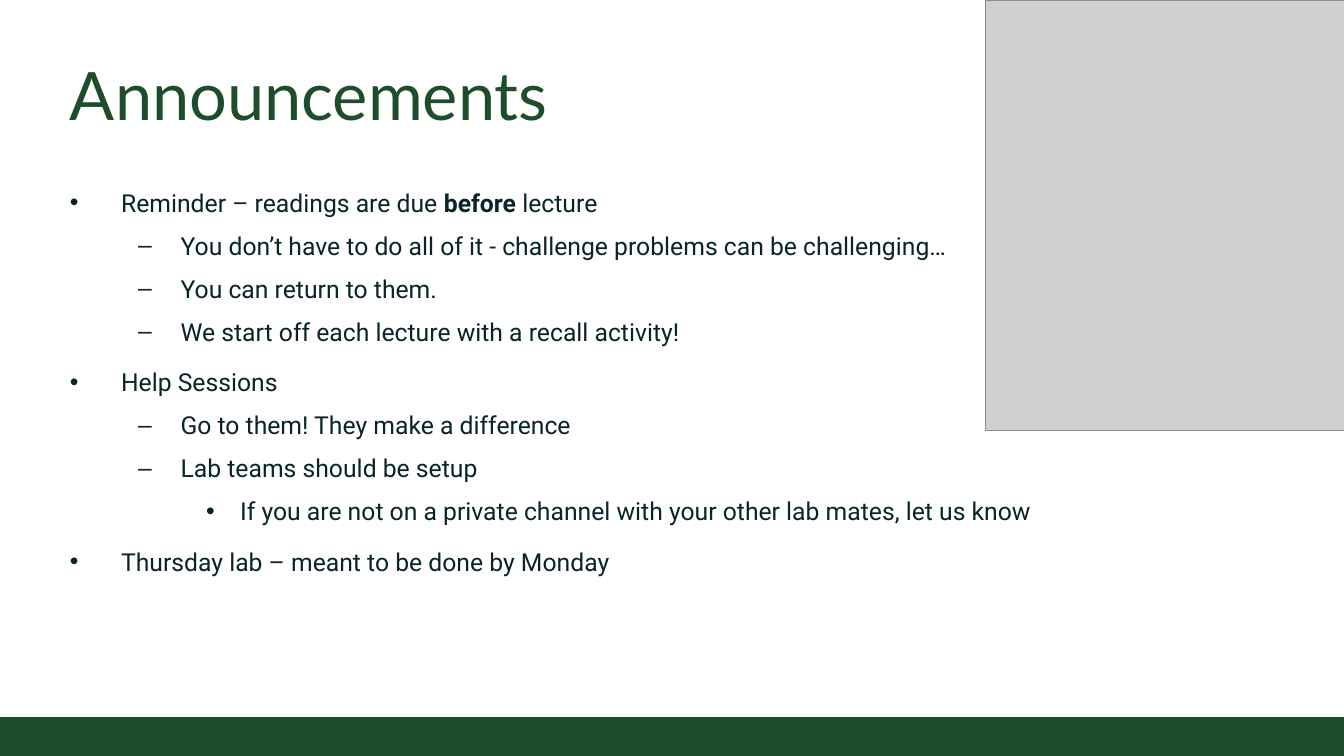
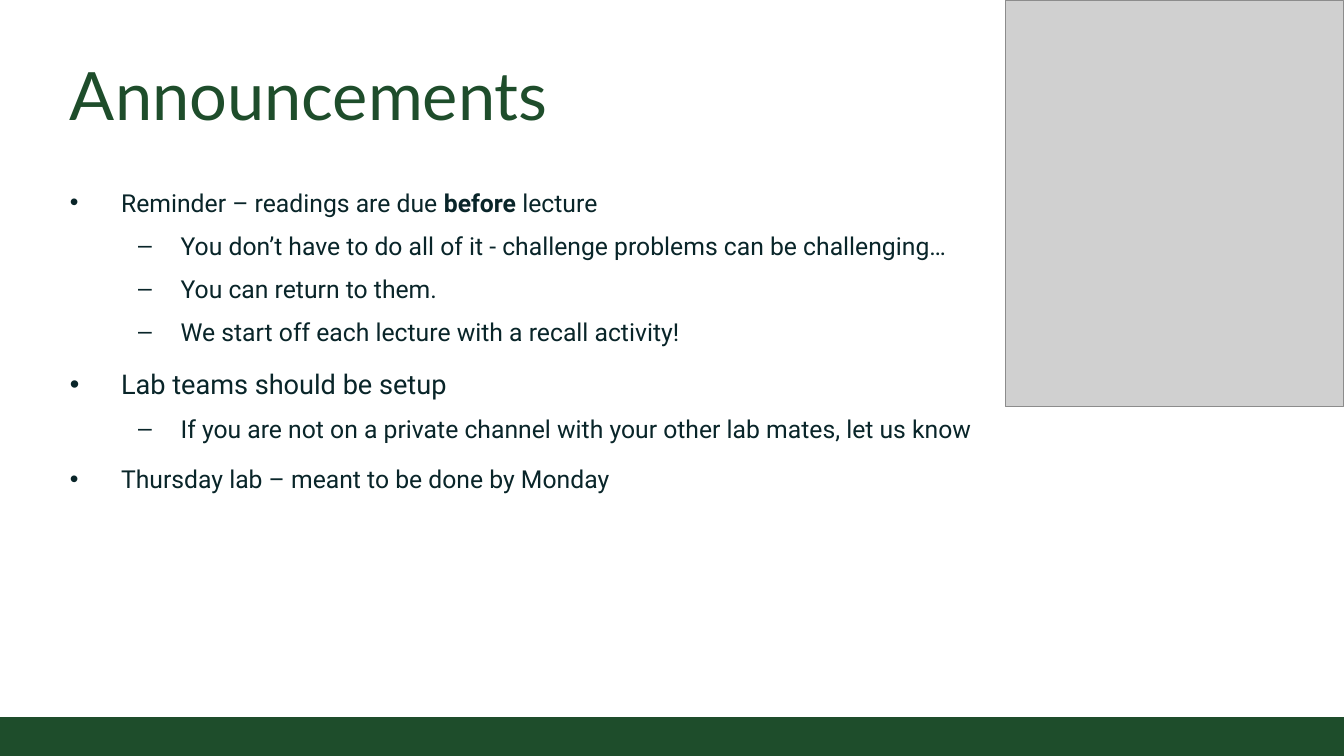
Before and after one commit to CSU-CompSci-CS163-4/Handouts, a slide deck: slide 2 of slides/On-Campus/02_03_CharactersAndStrings.pptx. Drawn at 1344x756 pixels with LibreOffice and Linux fonts; fonts in the diff are those of the drawing; grey boxes stand for pictures; background and template pictures are left out. Boxes give left, top, right and bottom in pixels: in the first picture for what was removed or moved away, otherwise in the second. Text is boxed around its words. In the diff, an @@ line names an element or a change of style, - is before the commit and + after.

```diff
--- a/slides/On-Campus/02_03_CharactersAndStrings.pptx
+++ b/slides/On-Campus/02_03_CharactersAndStrings.pptx
@@ picture resized from (x1=986, y1=0, x2=1344, y2=431) to (x1=1005, y1=0, x2=1344, y2=406) @@
@@ text at (x1=121, y1=372, x2=571, y2=440): paragraphs removed @@
-• Help Sessions
-  – Go to them! They make a difference
@@ text at (x1=121, y1=373, x2=971, y2=444): size 20 to 22 pt in "Lab teams should be setup"; bullet – to •; list level 2 to 1 in "Lab teams should be setup"; bullet • to –; list level 3 to 2 in "If you are not on ..." @@
```
Also in this commit, not shown: 9 other slides changed, 5 slides added.
